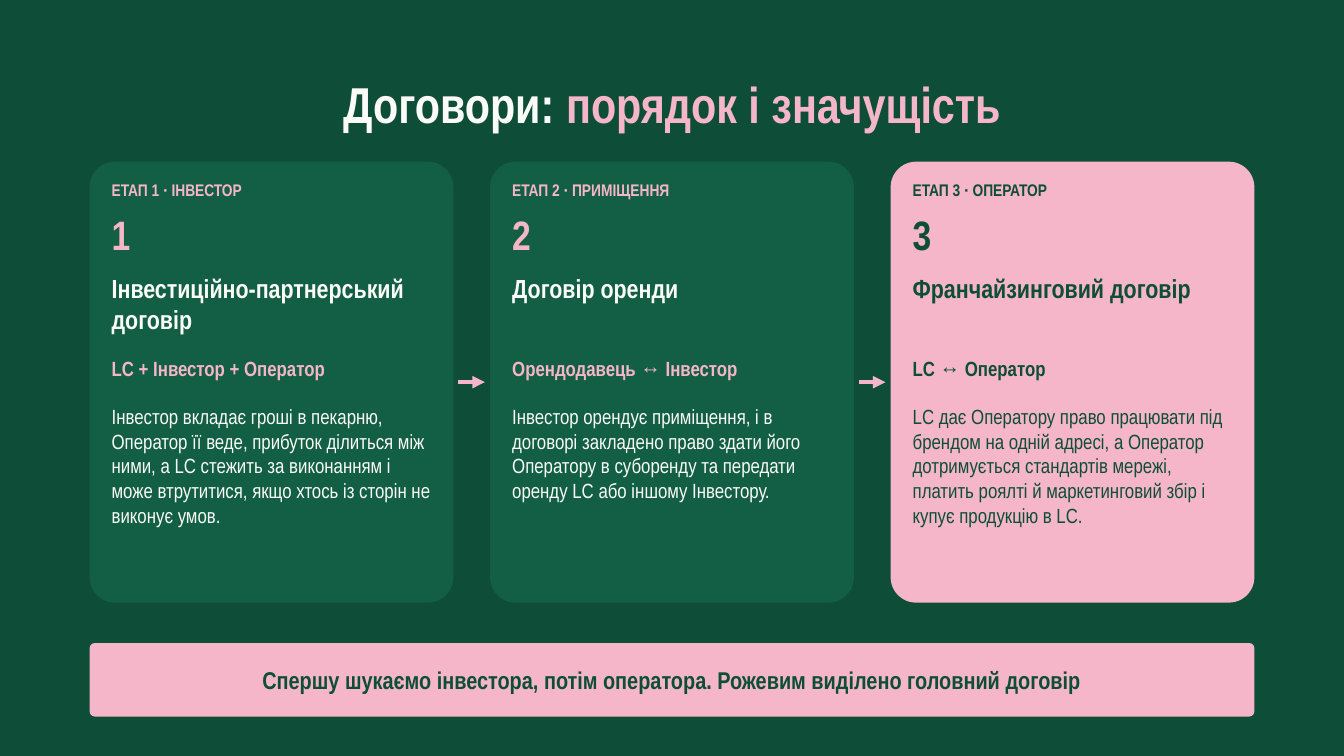
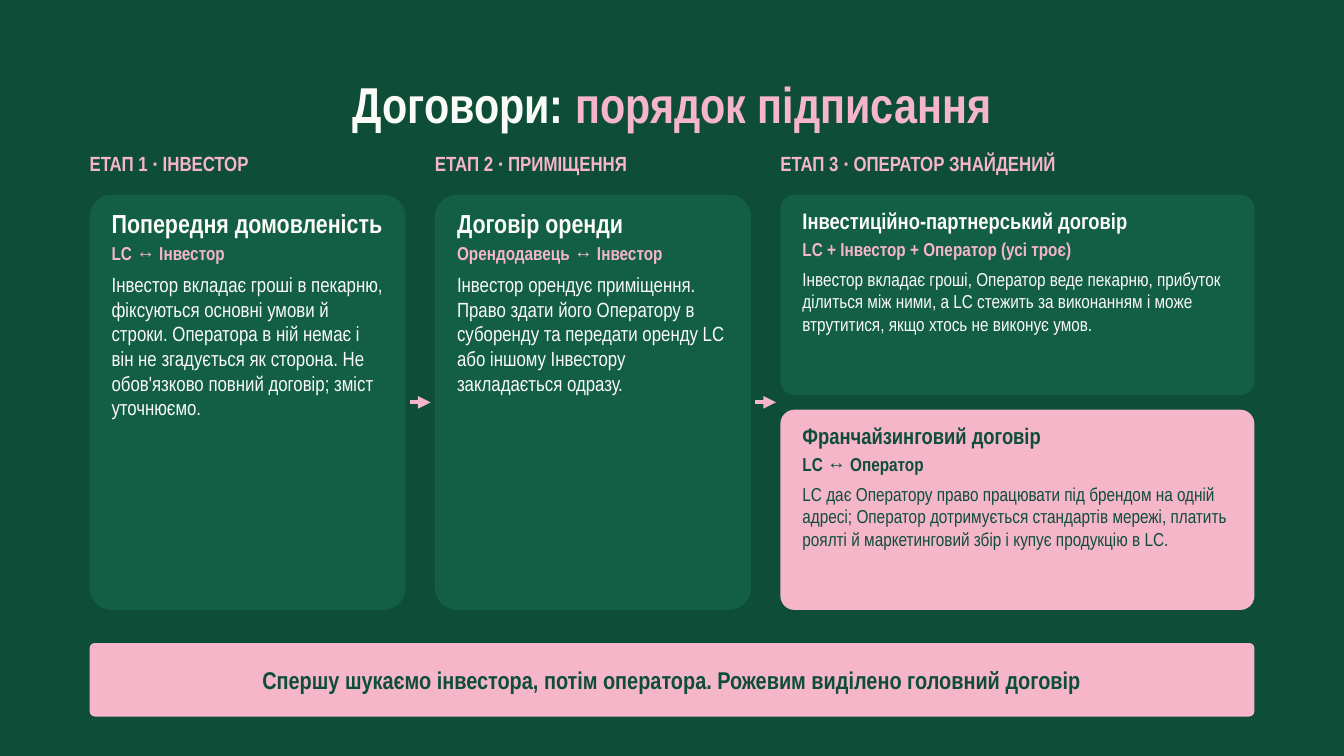
Before and after one commit to denfidiriv-cmyk/xcrypto, a slide deck: slide 27 of presentation_with_contract.pptx. Drawn at 1344x756 pixels with LibreOffice and Linux fonts; fonts in the diff are those of the drawing. Boxes give left, top, right and bottom in pixels: in the first picture for what was removed or moved away, otherwise in the second. Text is boxed around its words. In the diff, an @@ line names an element or a change of style, - is before the commit and + after.

```diff
--- a/presentation_with_contract.pptx
+++ b/presentation_with_contract.pptx
@@ text at bbox=[352, 86, 991, 133]: text changed @@
-Договори: порядок і значущість
+Договори: порядок підписання
@@ text "ЕТАП 1 · ІНВЕСТОР": place and size @@
-text "ЕТАП 1 · ІНВЕСТОР" at bbox=[112, 184, 242, 196]
+text "ЕТАП 1 · ІНВЕСТОР" at bbox=[90, 156, 249, 172]
@@ text "ЕТАП 1 · ІНВЕСТОР" at bbox=[90, 156, 249, 172]: size 18 to 22 pt @@
@@ text "ЕТАП 2 · ПРИМІЩЕННЯ" at bbox=[435, 156, 627, 175]: size 18 to 22 pt @@
@@ text "ЕТАП 2 · ПРИМІЩЕННЯ": place and size @@
-text "ЕТАП 2 · ПРИМІЩЕННЯ" at bbox=[512, 184, 669, 200]
+text "ЕТАП 2 · ПРИМІЩЕННЯ" at bbox=[435, 156, 627, 175]
@@ text at bbox=[780, 154, 1055, 175]: text changed; size 18 to 22 pt; text colour #0E4D38 to #F4B6C8 @@
-ЕТАП 3 · ОПЕРАТОР
+ЕТАП 3 · ОПЕРАТОР ЗНАЙДЕНИЙ
@@ rounded rectangle: place and size @@
-rounded rectangle at bbox=[89, 162, 453, 603]
+rounded rectangle at bbox=[89, 195, 405, 610]
@@ rounded rectangle: place and size @@
-rounded rectangle at bbox=[490, 162, 853, 603]
+rounded rectangle at bbox=[435, 195, 751, 610]
@@ rounded rectangle added at bbox=[780, 195, 1254, 395], fill #135F45 @@
@@ text removed at bbox=[112, 221, 131, 250] @@
-1
@@ text added at bbox=[112, 214, 382, 420], 22 pt, text #FBFBF8 @@
+Попередня домовленість
+LC ↔ Інвестор
+Інвестор вкладає гроші в пекарню, фіксуються основні умови й строки. Оператора в ній немає і він не згадується як сторона. Не обов'язково повний договір; зміст уточнюємо.
@@ text at bbox=[457, 214, 724, 395]: text changed @@
-Інвестор орендує приміщення, і в договорі закладено право здати його Оператору в суборенду та передати оренду LC або іншому Інвестору.
+Договір оренди
+Орендодавець ↔ Інвестор
+Інвестор орендує приміщення. Право здати його Оператору в суборенду та передати оренду LC або іншому Інвестору закладається одразу.
@@ text removed at bbox=[512, 221, 531, 250] @@
-2
@@ text at bbox=[802, 212, 1220, 335]: text changed; size 22 to 20 pt @@
-Інвестор вкладає гроші в пекарню, Оператор її веде, прибуток ділиться між ними, а LC стежить за виконанням і може втрутитися, якщо хтось із сторін не виконує умов.
+Інвестиційно-партнерський договір
+LC + Інвестор + Оператор (усі троє)
+Інвестор вкладає гроші, Оператор веде пекарню, прибуток ділиться між ними, а LC стежить за виконанням і може втрутитися, якщо хтось не виконує умов.
@@ text removed at bbox=[913, 221, 932, 251] @@
-3
@@ text removed at bbox=[112, 278, 404, 334] @@
-Інвестиційно-партнерський договір
@@ text removed at bbox=[512, 279, 679, 303] @@
-Договір оренди
@@ text removed at bbox=[913, 278, 1191, 303] @@
-Франчайзинговий договір
@@ text removed at bbox=[112, 361, 325, 381] @@
-LC + Інвестор + Оператор
@@ text removed at bbox=[512, 361, 738, 381] @@
-Орендодавець ↔ Інвестор
@@ text removed at bbox=[913, 361, 1046, 381] @@
-LC ↔ Оператор
@@ arrow moved from (458, 382) - (485, 382) to (410, 403) - (431, 403) @@
@@ arrow moved from (859, 382) - (886, 382) to (755, 403) - (776, 403) @@
@@ rounded rectangle: place and size @@
-rounded rectangle at bbox=[890, 162, 1254, 603]
+rounded rectangle at bbox=[780, 410, 1254, 610]
@@ text at bbox=[802, 427, 1227, 550]: text changed; size 22 to 20 pt @@
-LC дає Оператору право працювати під брендом на одній адресі, а Оператор дотримується стандартів мережі, платить роялті й маркетинговий збір і купує продукцію в LC.
+Франчайзинговий договір
+LC ↔ Оператор
+LC дає Оператору право працювати під брендом на одній адресі; Оператор дотримується стандартів мережі, платить роялті й маркетинговий збір і купує продукцію в LC.
```
Also in this commit, not shown: 1 other slide changed.
